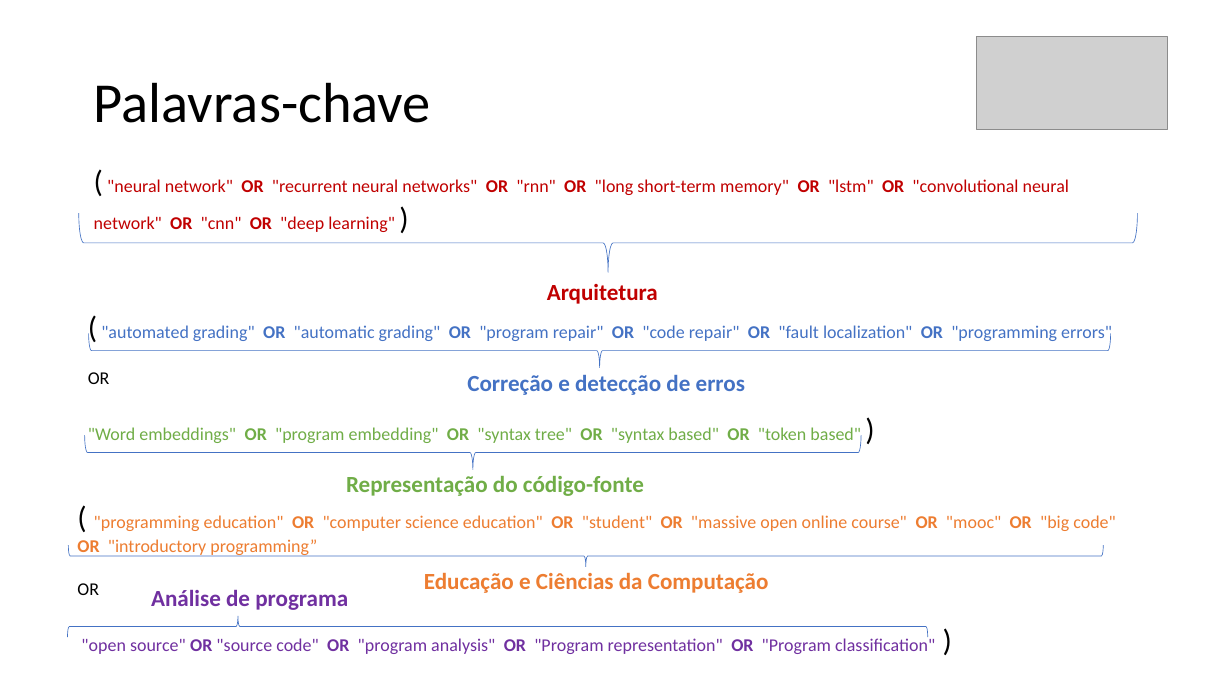
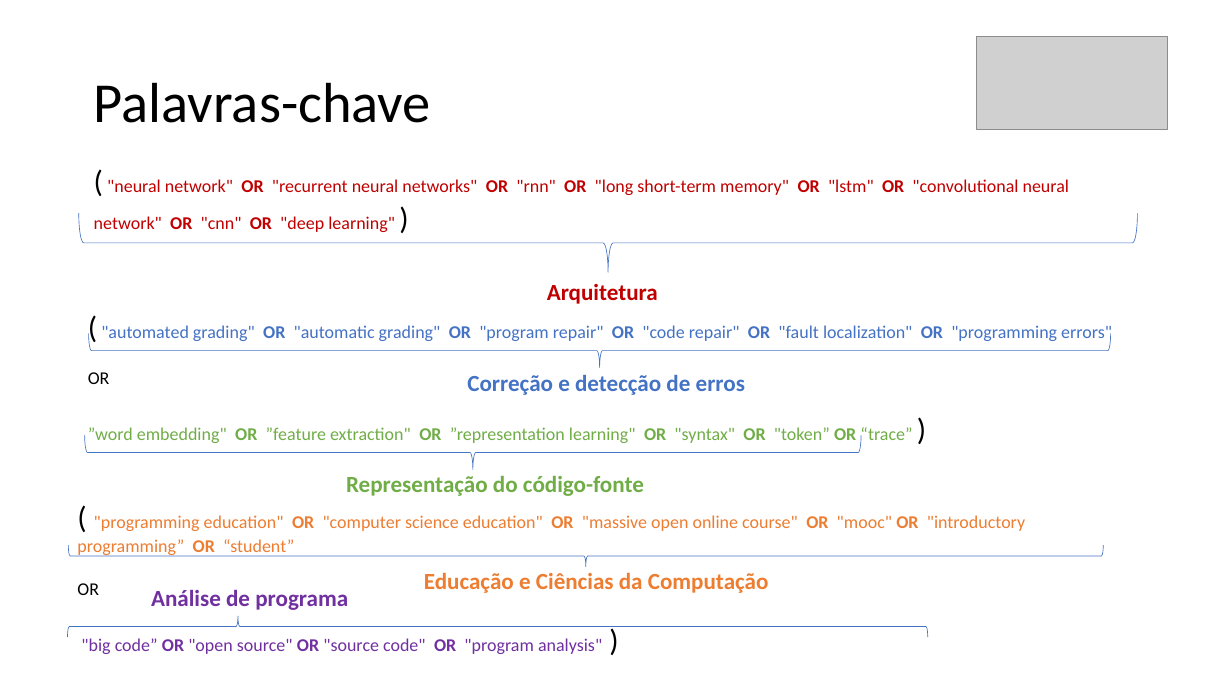
Before and after one commit to mrezende/mpq-discipline, a slide deck: slide 9 of exercise5/presentation/Apresentacao.pptx. Drawn at 1232x693 pixels with LibreOffice and Linux fonts; fonts in the diff are those of the drawing; grey boxes stand for pictures. Boxes give left, top, right and bottom in pixels: in the first picture for what was removed or moved away, otherwise in the second. Text is boxed around its words. In the diff, an @@ line names an element or a change of style, - is before the commit and + after.

Commit message:
alteracao das palavras chaves

```diff
--- a/exercise5/presentation/Apresentacao.pptx
+++ b/exercise5/presentation/Apresentacao.pptx
@@ text at (88, 427, 912, 445): text changed @@
-"Word embeddings" OR "program embedding" OR "syntax tree" OR "syntax based" OR "token based" )
+”word embedding" OR ”feature extraction" OR ”representation learning" OR "syntax" OR "token” OR “trace” )
@@ text at (77, 515, 1025, 557): text changed @@
-( "programming education" OR "computer science education" OR "student" OR "massive open online course" OR "mooc" OR "big code" OR "introductory programming”
+( "programming education" OR "computer science education" OR "massive open online course" OR "mooc" OR "introductory programming” OR “student”
@@ text at (81, 638, 602, 654): text changed @@
-"open source" OR "source code" OR "program analysis" OR "Program representation" OR "Program classification" )
+"big code” OR "open source" OR "source code" OR "program analysis" )
```
Also in this commit, not shown: 2 other slides changed, 1 other file.
